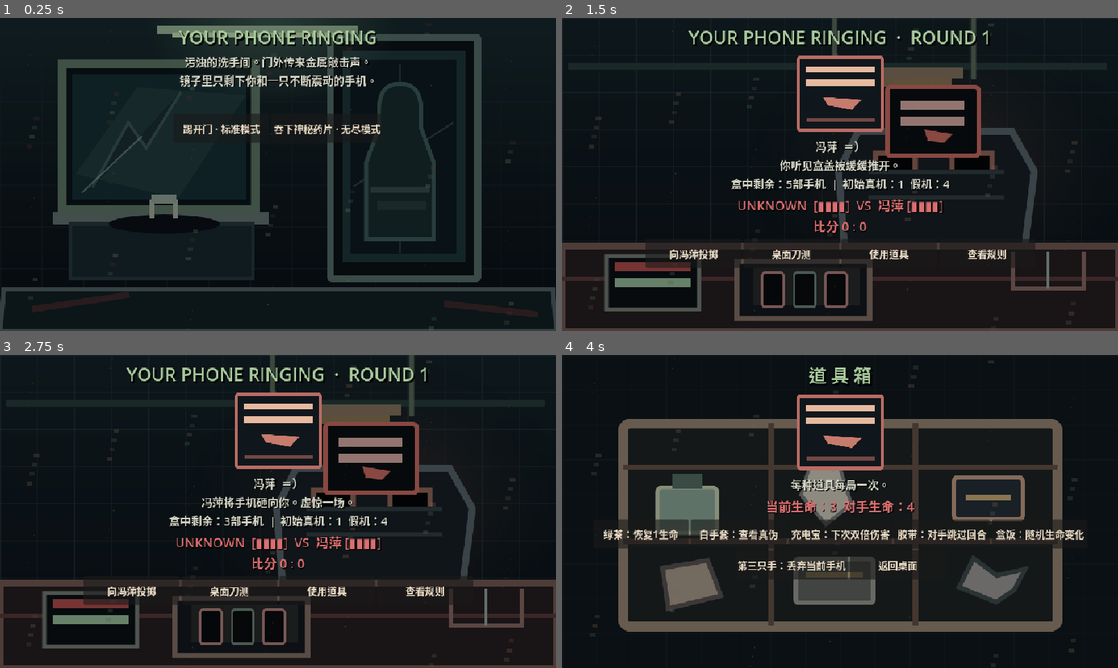
Above: before the commit, frames 1-4 (two rows, left to right).
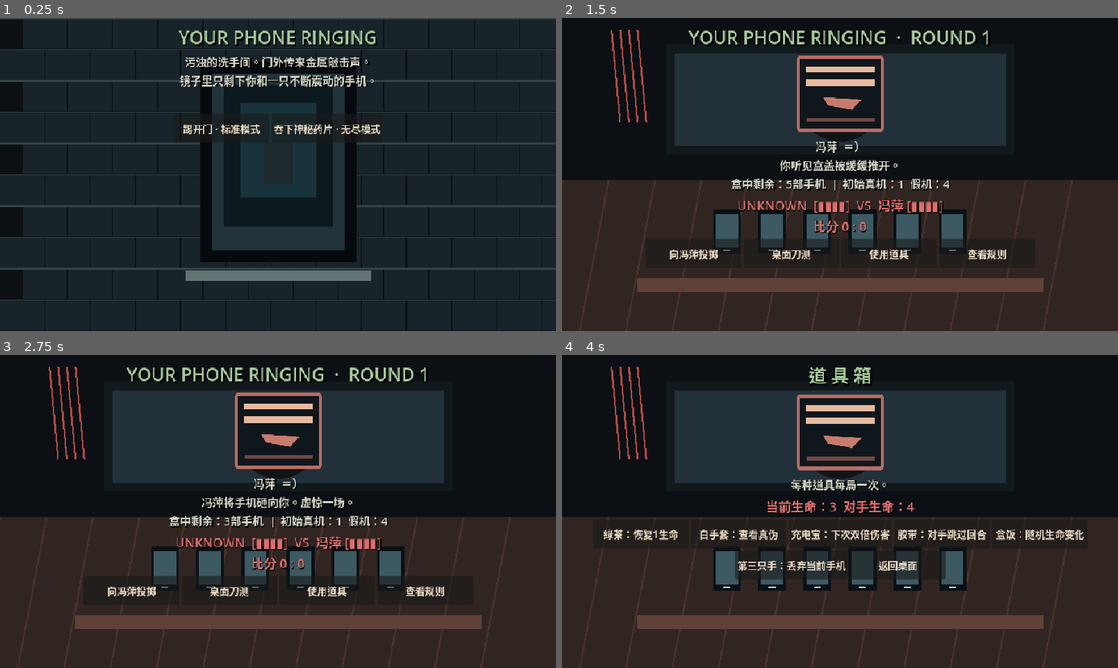
Above: after the commit, the same moments.

Repository: 114514dude/114514dude
Game: Godot game, scene res://main.tscn
Two runs of this game, one before a commit and one after it. Both use one fixed random seed, a clock stepped at 60 frames per second and the inputs below.
Inputs:
- Up to frame 1 (0.25 s): no input
- Up to frame 2 (1.5 s): click "踢开门 · 标准模式" at 0.5 s; click "签署 / 撕毁纸张" at 1.25 s
- Up to frame 3 (2.75 s): click "向冯萍投掷" at 2 s
- Up to frame 4 (4 s): click "桌面刀测" at 2.75 s; click "使用道具" at 3.5 s

The runs differ from the first frame. In frame 1, 27% of the frame differs, in the area x 0-100%, y 0-100%; in frame 2, 41%; in frame 3, 41%; in frame 4, 55%.

Commit message:
Render pixel-art scenes behind gameplay UI

Diff:
--- a/YourPhoneRinging/main.gd
+++ b/YourPhoneRinging/main.gd
@@ -5,6 +5,7 @@
 const RED = Color("#dc6e6e")
 const GREEN = Color("#a7c99b")
 var rng = RandomNumberGenerator.new()
+var art_layer: Node2D
 var root: VBoxContainer
 var scene_image: TextureRect
 var scene_tint: ColorRect
@@ -50,6 +51,9 @@
 	scene_tint.set_anchors_and_offsets_preset(Control.PRESET_FULL_RECT)
 	scene_tint.mouse_filter = Control.MOUSE_FILTER_IGNORE
 	add_child(scene_tint)
+	art_layer = Node2D.new()
+	art_layer.set_script(load("res://pixel_art.gd"))
+	add_child(art_layer)
 	root = VBoxContainer.new()
 	root.set_anchors_and_offsets_preset(Control.PRESET_FULL_RECT)
 	root.offset_left = 22
@@ -67,6 +71,8 @@
 
 
 func reset_view(title: String) -> void:
+	if is_instance_valid(art_layer):
+		art_layer.scene_kind = stage
 	for child in root.get_children():
 		root.remove_child(child)
 		child.queue_free()
